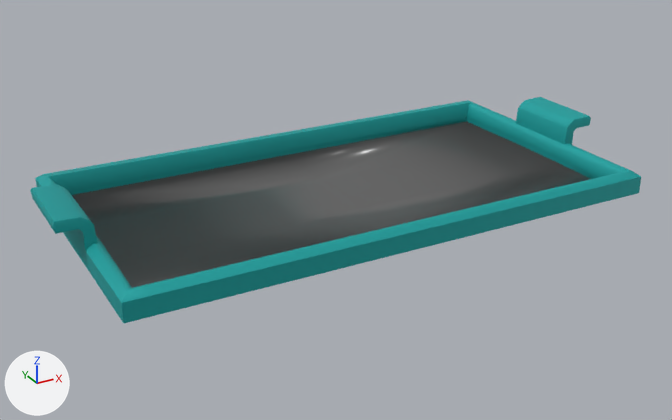
An edit to the FBX model Assets/Emma/Assets/plate/plate.fbx, drawn before and after from the same camera.
Camera for both pictures: a camera (50 mm lens) standing at (-1.435, -2.588, 1.198) and looking at (-0.03, -0.035, -0.079). Every picture has the same lights, and +X, +Y and +Z are marked at lower left. Where no turn or scale is listed for an object, it has been applied to the vertices.

Objects in the first picture: 'tallrik'.
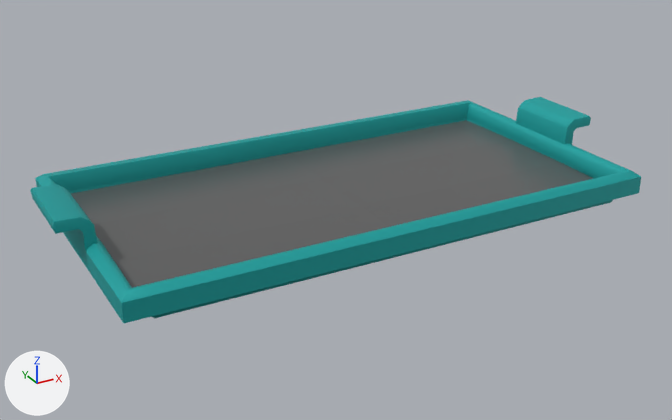
Pixel boxes (x1, y1, x2, y2) of what changed, in the pictures (672 x 420 px):
part 1 of me_plane_001, built on
    before: (72, 122, 591, 288)
    after: (71, 120, 613, 318)

What changed in the scene script:
```text
Change me_plane_001:
    used by ob_tallrik; location = (0.0, 0.0, -0.079)
    remove me_plane_001.from_pydata(...)  # 162 vertices, 166 faces; spans x -0.99..0.99, y -0.49..0.49, z 0.04..0.21
    add me_plane_001.from_pydata(...)  # 184 vertices, 182 faces; spans x -0.99..0.99, y -0.49..0.49, z 0.0..0.21
    me_plane_001 part 1
    1 vertex is removed from x 0.0, y 0.14, z 0.05
    6 faces are deleted
    17 vertices are added at x -0.86..0.86, y -0.45..0.43, z 0.0..0.05
    6 new vertices lie (0.0, 0.28, 0.0) away from vertices in x -0.86..0.85, y -0.43..-0.15, z 0.0..0.05
    22 new faces join them
```
